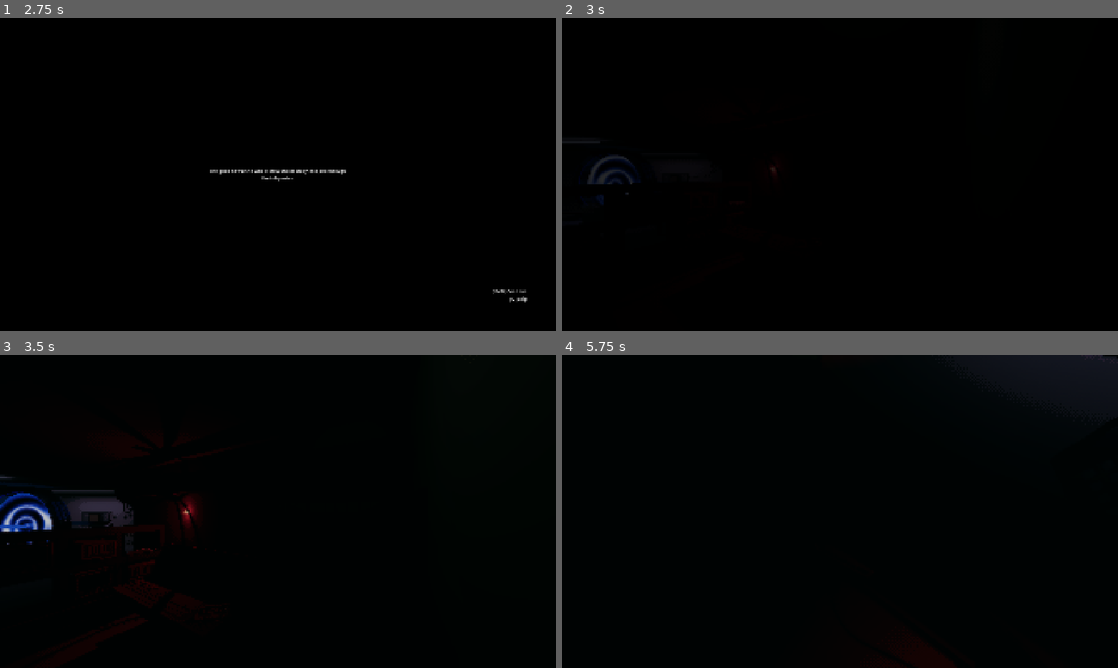
Above: before the commit, frames 1-4 (two rows, left to right).
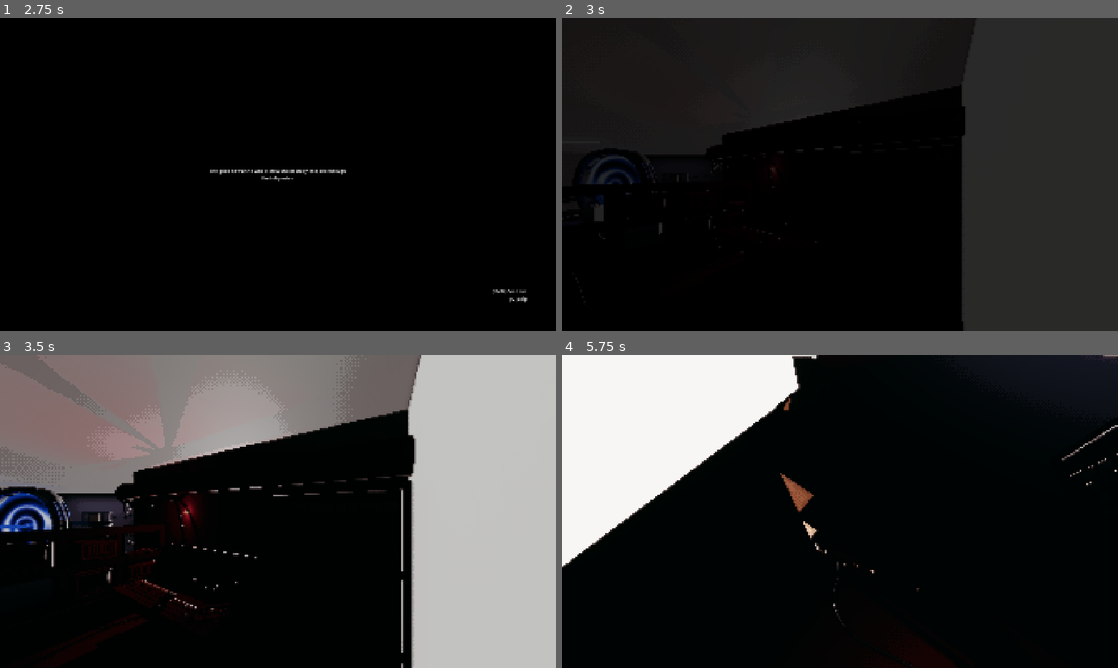
Above: after the commit, the same moments.

Repository: Raamxie/LudumDare60
Game: Godot game, scene res://scenes/main.tscn
Same seed, same stepped clock (60 frames per second), same inputs: the game is played once before the commit and once after it. Sound files missing from this copy of the repository are replaced by a short silence.
Inputs (mouse positions are in pixels of both pictures, inside the frame that each line leads up to):
- Up to frame 1 (2.75 s): click "Play" at 0.5 s; tap Enter at 1.25 s; move the mouse to (278, 305) at 1.27 s; press the mouse at (278, 305) at 1.28 s; hold D (right) 1.28-2.03 s; tap Space (jump) at 1.52, 2.27 s; move the mouse to (166, 190) at 2.02 s; release the mouse at (166, 190) at 2.03 s; hold S (backward) from 2.03 s (still down); right-click (166, 190) at 2.1 s
- Up to frame 2 (3 s): tap Space (jump) at 2.75 s; move the mouse to (895, 105) at 2.77 s; release S (backward) at 2.78 s; hold D (right) from 2.78 s (still down); tap Q (drop) at 2.85 s
- Up to frame 3 (3.5 s): keep holding D (right)
- Up to frame 4 (5.75 s): move the mouse to (834, 517) at 3.52 s; release D (right) at 3.53 s; hold W (forward) from 3.53 s (still down); tap E (interact) at 3.6 s; click (834, 517) at 3.67 s; tap Space (jump) at 3.77, 4.52, 5.27 s; move the mouse to (878, 514) at 4.27 s; hold Shift (sprint) 4.28-5.03 s; move the mouse to (795, 508) at 5.02 s; tap F (use_tool) at 5.1 s

Frame 1 is identical in both runs. In frame 2, 47% of the frame differs, in the area x 0-100%, y 0-100%; in frame 3, 51%; in frame 4, 18%.

Commit message:
Fixed teleporter part completion and added step requirements, changed screwdriver position
Screwdriver now falls off the valve box at the end of valve pipes after the valve has been successfully set. Dials can now be completed only after cables has been done. Lever now requires the dials to be done

Diff:
--- a/ludum-dare-60/assets/models/Room/Pressure_panel/pressure_top.tscn
+++ b/ludum-dare-60/assets/models/Room/Pressure_panel/pressure_top.tscn
@@ -257,7 +257,6 @@
 transform = Transform3D(0.07, 0, 0, 0, 0.030058194, 0.91222835, 0, -0.05422642, 0.50565636, 0, 0.71990293, -0.06366679)
 modulate = Color(0.24659282, 0.8621337, 0, 1)
 outline_modulate = Color(0, 0, 0, 0)
-text = "Teleporter field is OFFLINE"
 font = ExtResource("1_ry30i")
 script = ExtResource("2_qq50e")
 
--- a/ludum-dare-60/resources/Subtitle_Atlas.tres
+++ b/ludum-dare-60/resources/Subtitle_Atlas.tres
@@ -5,8 +5,13 @@
 [ext_resource type="Resource" uid="uid://dtvdym7rbkf27" path="res://resources/Subtitles/Subtitle_1.tres" id="2_xatpp"]
 [ext_resource type="Resource" uid="uid://x4bs6xhcel8t" path="res://resources/Subtitles/Subtitle_2.tres" id="3_6p46i"]
 [ext_resource type="Resource" uid="uid://cp51s4202hmw7" path="res://resources/Subtitles/Subtitle_3.tres" id="4_cegul"]
+[ext_resource type="Resource" uid="uid://c47wxiuxfw5xb" path="res://resources/Subtitles/Subtitles_4.tres" id="5_ketxm"]
+[ext_resource type="Resource" uid="uid://dkybvlbs5x41j" path="res://resources/Subtitles/Subtitles_5.tres" id="6_cprim"]
+[ext_resource type="Resource" uid="uid://c0dc51ob8u2f2" path="res://resources/Subtitles/Subtitles_6.tres" id="7_0s1cm"]
+[ext_resource type="Resource" uid="uid://b5l08e4hd6mvl" path="res://resources/Subtitles/Subtitles_7.tres" id="8_bl7av"]
+[ext_resource type="Resource" uid="uid://bu8egm2m6h4a2" path="res://resources/Subtitles/Subtitles_8.tres" id="9_g2j67"]
 
 [resource]
 script = ExtResource("1_f4nv4")
-contents = Array[ExtResource("1_xatpp")]([ExtResource("2_xatpp"), ExtResource("3_6p46i"), ExtResource("4_cegul")])
+contents = Array[ExtResource("1_xatpp")]([ExtResource("2_xatpp"), ExtResource("3_6p46i"), ExtResource("4_cegul"), ExtResource("5_ketxm"), ExtResource("6_cprim"), ExtResource("7_0s1cm"), ExtResource("8_bl7av"), ExtResource("9_g2j67")])
 metadata/_custom_type_script = "uid://c6gdh7fq07gth"
--- a/ludum-dare-60/resources/Subtitles/Subtitles_7.tres
+++ b/ludum-dare-60/resources/Subtitles/Subtitles_7.tres
@@ -111,5 +111,5 @@
 [resource]
 script = ExtResource("2_eypue")
 id = 7
-contents = Array[ExtResource("1_20io6")]([SubResource("Resou …(438 unchanged characters)… jfu7f"), SubResource("Resource_7xy76"), null, SubResource("Resource_76aor"), SubResource("Resource_oodg5"), SubResource("Resource_7ifye")])
+contents = Array[ExtResource("1_20io6")]([SubResource("Resou …(438 unchanged characters)… jfu7f"), SubResource("Resource_7xy76"), SubResource("Resource_76aor"), SubResource("Resource_oodg5"), SubResource("Resource_7ifye")])
 metadata/_custom_type_script = "uid://p7jm27ayjkgj"
--- a/ludum-dare-60/scenes/Interaction Panels/Pressure_Panel_Bottom.tscn
+++ b/ludum-dare-60/scenes/Interaction Panels/Pressure_Panel_Bottom.tscn
@@ -36,7 +36,7 @@
 stream = SubResource("AudioStream_0khg3")
 
 [node name="AreaLight3D" parent="." index="4" unique_id=1604957350]
-transform = Transform3D(1, 0, 0, 0, 1, 0, 0, 0, 1, 0, 0.32391006, 1.0078743)
+transform = Transform3D(1, 0, 0, 0, 1, 0, 0, 0, 1, 0, 0.47730172, 0.76431423)
 area_size = Vector2(0.42339426, 0.7773031)
 
 [editable path="Model/Pressure_Panel"]
--- a/ludum-dare-60/scenes/main.tscn
+++ b/ludum-dare-60/scenes/main.tscn
@@ -282,7 +282,8 @@
 transform = Transform3D(1, 0, 0, 0, 1, 0, 0, 0, 1, -8.528329, 1.062917, 27.26478)
 
 [node name="Screwdriver" parent="Level/Map/Items" unique_id=691295588 instance=ExtResource("8_yq6so")]
-transform = Transform3D(0.999999, 0.0011838716, 0.0006996036, -0.0006406602, -0.04907143, 0.9987951, 0.0012167613, -0.99879456, -0.049070716, -22.631344, 1.8259838, 37.80529)
+unique_name_in_owner = true
+transform = Transform3D(0.050801158, -0.067421496, 0.99643064, -0.99851835, -0.022922697, 0.04935637, 0.019513192, -0.9974615, -0.068486296, -10.491197, 3.4403725, 31.579142)
 
 [node name="Cassettes" type="Node3D" parent="Level/Map/Items" unique_id=2069474559]
 
@@ -317,3 +318,7 @@
 
 [node name="DirectionalLight3D" type="DirectionalLight3D" parent="Environment" unique_id=1665167354]
 visible = false
+
+[node name="OmniLight3D" type="OmniLight3D" parent="." unique_id=114197201]
+omni_range = 3694.904
+omni_attenuation = -0.307
--- a/ludum-dare-60/scripts/Interaction Panel Components/Cables.gd
+++ b/ludum-dare-60/scripts/Interaction Panel Components/Cables.gd
@@ -5,6 +5,8 @@
 @onready var interactable_object: Node3D = $"../../.."
 @onready var interaction_with: Node3D = $".."
 @export var GOAL_CONNECTIONS: Array
+@onready var pressure: Node3D = $"../../../../Pressure_Panel_Top"
+
 # 1, 4
 # 2, 2
 # 3, 1
@@ -105,7 +107,10 @@
 			print("Invalid Combination")
 			return false
 	print("Valid Combination")
+	print("Cables done")
 	Messenger.teleporter_part_finished.emit(Game.Part.CABLES)
+	print(Teleporter.is_part_repaired(Game.Part.CABLES))
+	pressure.get_node("Model/Pressure_Panel/Label3D").text = "Teleporter field is OFFLINE"
 	return true
 
 
--- a/ludum-dare-60/scripts/Interaction Panel Components/Lever.gd
+++ b/ludum-dare-60/scripts/Interaction Panel Components/Lever.gd
@@ -58,7 +58,7 @@
 
 func _apply_position(position: float) -> void:
 	MESH.position.z = initial_offset.z - position
-	if _check_correct() and not is_finished:
+	if _check_correct() and not is_finished and Teleporter.is_part_repaired(Game.Part.DIALS):
 		print("Lever complete")
 		Messenger.teleporter_part_finished.emit(Game.Part.LEVER)
 		is_finished = true
--- a/ludum-dare-60/scripts/Interaction Panel Components/PressureLabel.gd
+++ b/ludum-dare-60/scripts/Interaction Panel Components/PressureLabel.gd
@@ -2,8 +2,6 @@
 
 @onready var dial_right: MeshInstance3D = $"../Dial_Right"
 @onready var dial_left: MeshInstance3D = $"../Dial_Left"
-
-signal pressure_complete
 
 var check_tween: Tween
 
@@ -16,6 +14,10 @@
 func completion_check() -> void:
 	if check_tween and check_tween.is_running():
 		check_tween.kill()
+
+	if not Teleporter.is_part_repaired(Game.Part.CABLES):
+		print("Cables not done")
+		return
 
 	check_tween = create_tween()
 	self.text = ""
--- a/ludum-dare-60/scripts/Interaction Panel Components/Valve.gd
+++ b/ludum-dare-60/scripts/Interaction Panel Components/Valve.gd
@@ -10,6 +10,7 @@
 @export var PIVOT_POINT: Node3D
 @onready var interactable_object: Node3D = $"../.."
 @onready var audio_stream_player_3d: AudioStreamPlayer3D = $"../../AudioStreamPlayer3D"
+@onready var main: Node3D = $"../../../../../.."
 
 var is_selected: bool = false
 var is_interacting: bool = false
@@ -22,6 +23,8 @@
 var initial_mesh_basis: Basis
 var valve_sound = preload("res://assets/audio/fx/wheel.ogg")
 var success_timer: Timer
+var screwdriver: Pickable
+
 
 
 func _ready() -> void:
@@ -39,10 +42,14 @@
 	initial_mesh_basis = MESH.transform.basis
 	_apply_pivot_rotation(valve_position)
 
+	screwdriver = main.get_node("%Screwdriver")
+
 	interactable_object.connect("interacting_with", _on_interactable_object_interacting_with)
 	interactable_object.connect("stopped_interacting_with", _on_interactable_object_stopped_interacting_with)
 
 func _process(delta: float) -> void:
+	if abs(valve_position - target_valve_position) <= 10:
+		audio_stream_player_3d.stop()
 	if not is_selected:
 		return
 	if not is_equal_approx(valve_position, target_valve_position):
@@ -59,8 +66,6 @@
 			print("Out of zone")
 			in_correct = false
 			success_timer.stop()
-	elif abs(valve_position - target_valve_position) <= 10:
-		audio_stream_player_3d.stop()
 
 func _apply_pivot_rotation(angle_deg: float) -> void:
 	var angle_rad: float = deg_to_rad(angle_deg)
@@ -120,3 +125,7 @@
 
 func _on_success_timer_timeout() -> void:
 	Messenger.teleporter_part_finished.emit(Game.Part.VALVE)
+	print("Valve done")
+	if screwdriver:
+		screwdriver.apply_impulse(Vector3(0,0, -3), screwdriver.position)
+		screwdriver = null
--- a/ludum-dare-60/scripts/Interaction Panels/Pressure_Panel_Door_Manager.gd
+++ b/ludum-dare-60/scripts/Interaction Panels/Pressure_Panel_Door_Manager.gd
@@ -51,6 +51,7 @@
 	screw.queue_free()
 	if door_unlocked():
 		Messenger.teleporter_part_finished.emit(Game.Part.CABLES_DOOR)
+		print("Doors unlocked")
 
 
 
--- a/ludum-dare-60/scripts/teleporter.gd
+++ b/ludum-dare-60/scripts/teleporter.gd
@@ -33,11 +33,11 @@
 
 	_set_intensity(intensity_start)
 
-
 func repair_part(id: Game.Part) -> bool:
-	if is_complete or not id in required_parts or is_part_repaired(id):
+	if is_complete or not required_parts.has(Game.Part.find_key(id)) or is_part_repaired(id):
 		return false
 
+	print("Repaired")
 	_repaired[id] = true
 	print(id)
 
